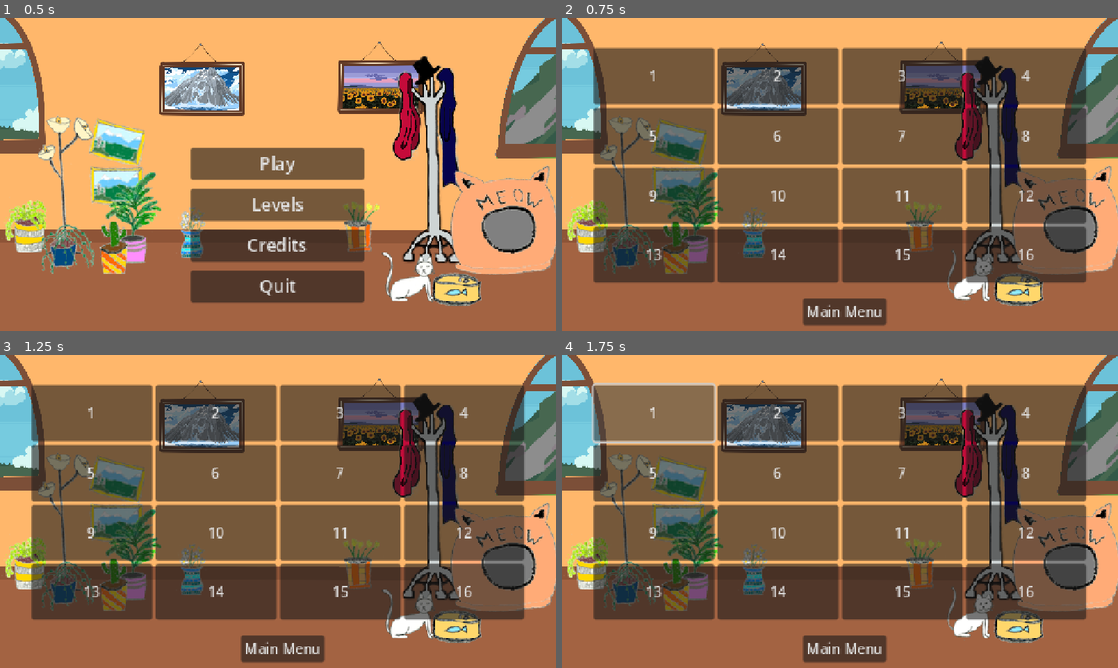
Above: before the commit, frames 1-4 (two rows, left to right).
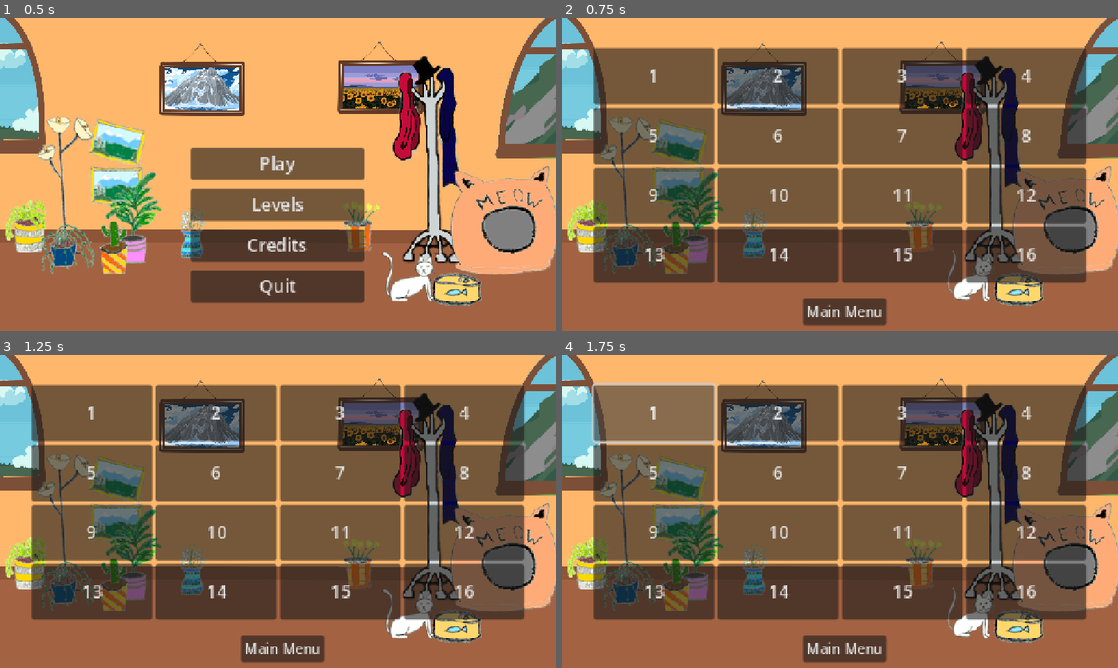
Above: after the commit, the same moments.

Repository: Fantasiel/GameJam25
Game: Godot game, scene res://scenes/menu.tscn
Same seed, same stepped clock (60 frames per second), same inputs: the game is played once before the commit and once after it.
Inputs:
- Up to frame 1 (0.5 s): no input
- Up to frame 2 (0.75 s): click "Levels" at 0.5 s
- Up to frame 3 (1.25 s): no input
- Up to frame 4 (1.75 s): click "1" at 1.25 s

Frame 1 is identical in both runs. In frame 2, 0.9% of the frame differs, in the area x 15-86%, y 16-78%; in frame 3, 0.9%; in frame 4, 0.9%.

Commit message:
add some credits links

Diff:
--- a/scenes/credits.tscn
+++ b/scenes/credits.tscn
@@ -140,7 +140,7 @@
 [node name="Thank You!" type="Label" parent="Container/CenterContainer/GridContainer"]
 layout_mode = 2
 theme_override_font_sizes/font_size = 40
-text = "Thank you for playing!"
+text = "     Thank you for playing!     "
 
 [node name="VSplitContainer" type="VSplitContainer" parent="Container/CenterContainer/GridContainer"]
 custom_minimum_size = Vector2(0, 20)
@@ -148,7 +148,7 @@
 
 [node name="GridContainer" type="GridContainer" parent="Container/CenterContainer/GridContainer"]
 layout_mode = 2
-columns = 4
+columns = 5
 
 [node name="Label" type="Label" parent="Container/CenterContainer/GridContainer/GridContainer"]
 layout_mode = 2
@@ -178,25 +178,54 @@
 layout_mode = 2
 size_flags_horizontal = 3
 size_flags_vertical = 7
+text = "Play test"
+
+[node name="GridContainer" type="GridContainer" parent="Container/CenterContainer/GridContainer/GridContainer"]
+layout_mode = 2
+
+[node name="LinkButton" type="LinkButton" parent="Container/CenterContainer/GridContainer/GridContainer/GridContainer"]
+layout_mode = 2
+text = "@annoyingcats"
+uri = "https://www.instagram.com/annoyingcats"
+
+[node name="LinkButton2" type="LinkButton" parent="Container/CenterContainer/GridContainer/GridContainer/GridContainer"]
+layout_mode = 2
+text = "@akihara.ch"
+uri = "https://www.instagram.com/akihara.ch"
+
+[node name="GridContainer2" type="GridContainer" parent="Container/CenterContainer/GridContainer/GridContainer"]
+layout_mode = 2
+
+[node name="Label" type="Label" parent="Container/CenterContainer/GridContainer/GridContainer/GridContainer2"]
+layout_mode = 2
 text = "..."
 
-[node name="Label6" type="Label" parent="Container/CenterContainer/GridContainer/GridContainer"]
-layout_mode = 2
-size_flags_horizontal = 3
-size_flags_vertical = 7
+[node name="GridContainer3" type="GridContainer" parent="Container/CenterContainer/GridContainer/GridContainer"]
+layout_mode = 2
+
+[node name="LinkButton2" type="LinkButton" parent="Container/CenterContainer/GridContainer/GridContainer/GridContainer3"]
+layout_mode = 2
+text = "@akihara.ch"
+uri = "https://www.instagram.com/akihara.ch"
+
+[node name="Label6" type="Label" parent="Container/CenterContainer/GridContainer/GridContainer/GridContainer3"]
+layout_mode = 2
 text = "..."
 
-[node name="Label7" type="Label" parent="Container/CenterContainer/GridContainer/GridContainer"]
-layout_mode = 2
-size_flags_horizontal = 3
-size_flags_vertical = 7
-text = "..."
-
-[node name="Label8" type="Label" parent="Container/CenterContainer/GridContainer/GridContainer"]
-layout_mode = 2
-size_flags_horizontal = 3
-size_flags_vertical = 7
-text = "..."
+[node name="GridContainer4" type="GridContainer" parent="Container/CenterContainer/GridContainer/GridContainer"]
+layout_mode = 2
+
+[node name="LinkButton" type="LinkButton" parent="Container/CenterContainer/GridContainer/GridContainer/GridContainer4"]
+layout_mode = 2
+text = "HoliznaCC0"
+uri = "https://freemusicarchive.org/music/holiznacc0/"
+
+[node name="GridContainer5" type="GridContainer" parent="Container/CenterContainer/GridContainer/GridContainer"]
+layout_mode = 2
+
+[node name="Label" type="Label" parent="Container/CenterContainer/GridContainer/GridContainer/GridContainer5"]
+layout_mode = 2
+text = "lol"
 
 [node name="VSplitContainer2" type="VSplitContainer" parent="Container/CenterContainer/GridContainer"]
 custom_minimum_size = Vector2(0, 20)
--- a/scenes/levels.tscn
+++ b/scenes/levels.tscn
@@ -136,96 +136,112 @@
 layout_mode = 2
 size_flags_horizontal = 3
 size_flags_vertical = 3
+theme_override_font_sizes/font_size = 20
 text = "1"
 
 [node name="2" type="Button" parent="GridContainer"]
 layout_mode = 2
 size_flags_horizontal = 3
 size_flags_vertical = 3
+theme_override_font_sizes/font_size = 20
 text = "2"
 
 [node name="3" type="Button" parent="GridContainer"]
 layout_mode = 2
 size_flags_horizontal = 3
 size_flags_vertical = 3
+theme_override_font_sizes/font_size = 20
 text = "3"
 
 [node name="4" type="Button" parent="GridContainer"]
 layout_mode = 2
 size_flags_horizontal = 3
 size_flags_vertical = 3
+theme_override_font_sizes/font_size = 20
 text = "4"
 
 [node name="5" type="Button" parent="GridContainer"]
 layout_mode = 2
 size_flags_horizontal = 3
 size_flags_vertical = 3
+theme_override_font_sizes/font_size = 20
 text = "5"
 
 [node name="6" type="Button" parent="GridContainer"]
 layout_mode = 2
 size_flags_horizontal = 3
 size_flags_vertical = 3
+theme_override_font_sizes/font_size = 20
 text = "6"
 
 [node name="7" type="Button" parent="GridContainer"]
 layout_mode = 2
 size_flags_horizontal = 3
 size_flags_vertical = 3
+theme_override_font_sizes/font_size = 20
 text = "7"
 
 [node name="8" type="Button" parent="GridContainer"]
 layout_mode = 2
 size_flags_horizontal = 3
 size_flags_vertical = 3
+theme_override_font_sizes/font_size = 20
 text = "8"
 
 [node name="9" type="Button" parent="GridContainer"]
 layout_mode = 2
 size_flags_horizontal = 3
 size_flags_vertical = 3
+theme_override_font_sizes/font_size = 20
 text = "9"
 
 [node name="10" type="Button" parent="GridContainer"]
 layout_mode = 2
 size_flags_horizontal = 3
 size_flags_vertical = 3
+theme_override_font_sizes/font_size = 20
 text = "10"
 
 [node name="11" type="Button" parent="GridContainer"]
 layout_mode = 2
 size_flags_horizontal = 3
 size_flags_vertical = 3
+theme_override_font_sizes/font_size = 20
 text = "11"
 
 [node name="12" type="Button" parent="GridContainer"]
 layout_mode = 2
 size_flags_horizontal = 3
 size_flags_vertical = 3
+theme_override_font_sizes/font_size = 20
 text = "12"
 
 [node name="13" type="Button" parent="GridContainer"]
 layout_mode = 2
 size_flags_horizontal = 3
 size_flags_vertical = 3
+theme_override_font_sizes/font_size = 20
 text = "13"
 
 [node name="14" type="Button" parent="GridContainer"]
 layout_mode = 2
 size_flags_horizontal = 3
 size_flags_vertical = 3
+theme_override_font_sizes/font_size = 20
 text = "14"
 
 [node name="15" type="Button" parent="GridContainer"]
 layout_mode = 2
 size_flags_horizontal = 3
 size_flags_vertical = 3
+theme_override_font_sizes/font_size = 20
 text = "15"
 
 [node name="16" type="Button" parent="GridContainer"]
 layout_mode = 2
 size_flags_horizontal = 3
 size_flags_vertical = 3
+theme_override_font_sizes/font_size = 20
 text = "16"
 
 [node name="MainMenu" type="Button" parent="."]
